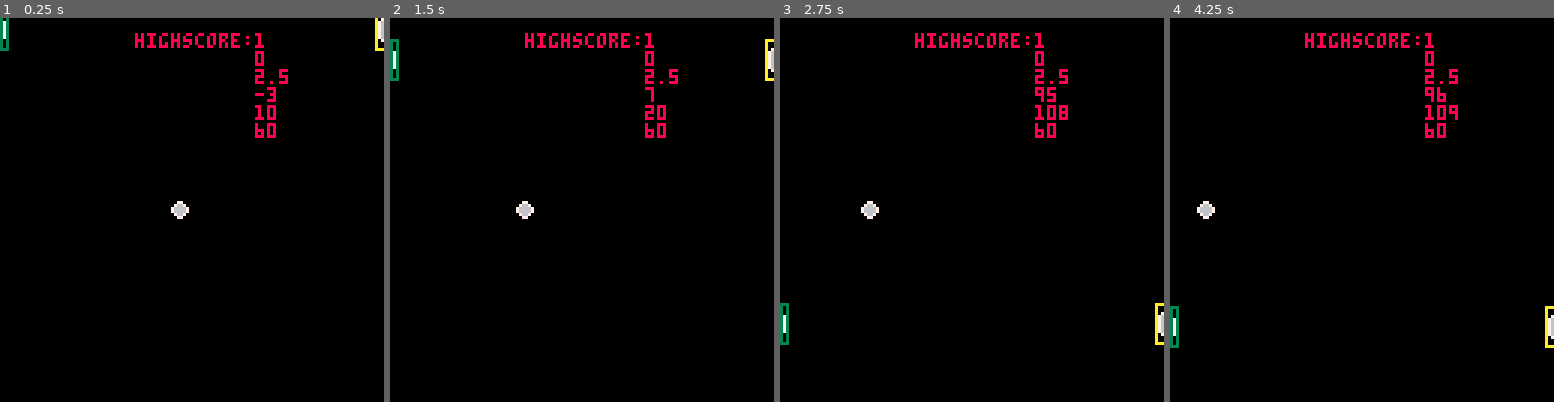
Above: before the commit, frames 1-4 (left to right).
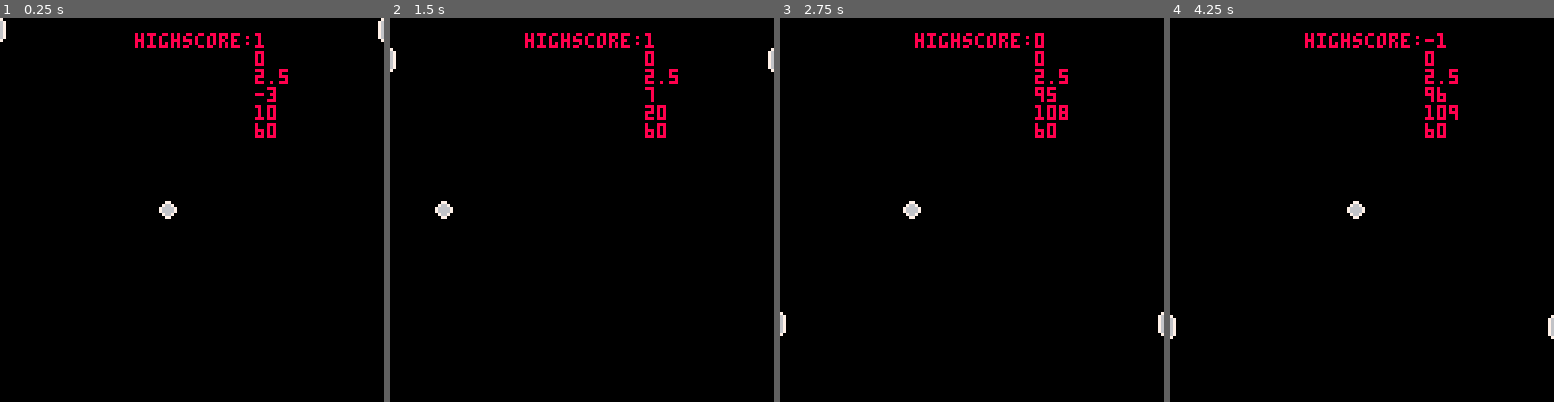
Above: after the commit, the same moments.

Repository: Ling-Lang/super_pong
Game: PICO-8 cartridge super_pong.p8
Same seed, same stepped clock (60 frames per second), same inputs: the game is played once before the commit and once after it.
Inputs:
- Up to frame 1 (0.25 s): no input
- Up to frame 2 (1.5 s): tap X (X key) at 0.33, 1.07 s; tap O (Z key) at 0.7 s
- Up to frame 3 (2.75 s): tap O (Z key) at 1.7, 2.1, 2.5 s; tap X (X key) at 1.85 s; hold Up 2.15-2.42 s
- Up to frame 4 (4.25 s): tap O (Z key) every 0.4 s from 2.9 to 4.1 s; tap X (X key) at 2.97, 4.08 s; hold Down 3.63-3.97 s

The runs differ from the first frame. In frame 1, 0.5% of the frame differs, in the area x 0-100%, y 0-53%; in frame 2, 0.6%; in frame 3, 0.6%; in frame 4, 0.7%, in the area x 0-100%, y 3-86%.

Commit message:
*.lua & super_pong.p8 -> added horizontal movement to ball

Diff:
--- a/draw_sprites.lua
+++ b/draw_sprites.lua
@@ -2,6 +2,6 @@
   sspr(8,0,2,8,player.x, player.y)
   sspr(16,0,2,8,126, player.y)
   spr(3,ball.x,ball.y)
-  rect(hitboxp.x1, hitboxp.y1, hitboxp.x2, hitboxp.y2, 3)
-  rect(hitboxe.x1, hitboxe.y1, hitboxe.x2, hitboxe.y2, 10)
+  //rect(hitboxp.x1, hitboxp.y1, hitboxp.x2, hitboxp.y2, 3)
+  //rect(hitboxe.x1, hitboxe.y1, hitboxe.x2, hitboxe.y2, 10)
 end
--- a/events.lua
+++ b/events.lua
@@ -14,6 +14,7 @@
 
 function update_posi()
   ball.x+=ball.speedx
+  ball.y+=ball.speedy
   player.y +=player.speed
   enemy.y +=player.speed
   hitboxp.x1, hitboxp.x2 = player.x, player.x+2.5
@@ -27,13 +28,44 @@
   and ball.y < hitboxp.y2
   and ball.x > hitboxp.x1
   and ball.x < hitboxp.x2 then
-    ball.speedx = 1
+    ball.speedx = 3
   end
-
+  if ball.y > hitboxp.y1
+  and ball.y < hitboxp.y2
+  and ball.x > hitboxp.x1
+  and ball.x < hitboxp.x2
+  and player.speed > 1 then
+    ball.speedx = 3
+    ball.speedy = 0.7
+  end
+  if ball.y > hitboxp.y1
+  and ball.y < hitboxp.y2
+  and ball.x > hitboxp.x1
+  and ball.x < hitboxp.x2
+  and player.speed < 1 then
+    ball.speedx = 3
+    ball.speedy = -0.7
+  end
   if ball.y > hitboxe.y1
   and ball.y < hitboxe.y2
-  and ball.x > hitboxe.x1
+  and ball.x+8 > hitboxe.x1
   and ball.x < hitboxe.x2 then
     ball.speedx = -3
   end
+  if ball.y > hitboxe.y1
+  and ball.y < hitboxe.y2
+  and ball.x+8 > hitboxe.x1
+  and ball.x < hitboxe.x2
+  and enemy.speed < 1 then
+    ball.speedx = -3
+    ball.speedy = -0.7
+  end
+  if ball.y > hitboxe.y1
+  and ball.y < hitboxe.y2
+  and ball.x+8 > hitboxe.x1
+  and ball.x > hitboxe.x2
+  and enemy.speed < 1 then
+    ball.speedx = -3
+    ball.speedy = 0.7
+  end
 end
--- a/movement.lua
+++ b/movement.lua
@@ -9,6 +9,6 @@
     -- Debug end
     if(enemy.y<0) then enemy.y=120end
     if(enemy.y>120) then enemy.y=0end
-    if(ball.x>130) then player.score+=1 ball.x=60 ball.speedx= -2end
+    if(ball.x>130) then player.score+=1 ball.x=60end
     if(ball.x<-2) then player.score-=1 ball.x=60end
 end
--- a/objects.lua
+++ b/objects.lua
@@ -15,8 +15,8 @@
 ball = {
     x = 60,
     y = 60,
-    speedx = -0.4,
-    speedy = 1
+    speedx = -1,
+    speedy = 0
 }
 hitboxp = {
   x1, x2 = player.x, player.x+1,
Not shown, added: log.txt
